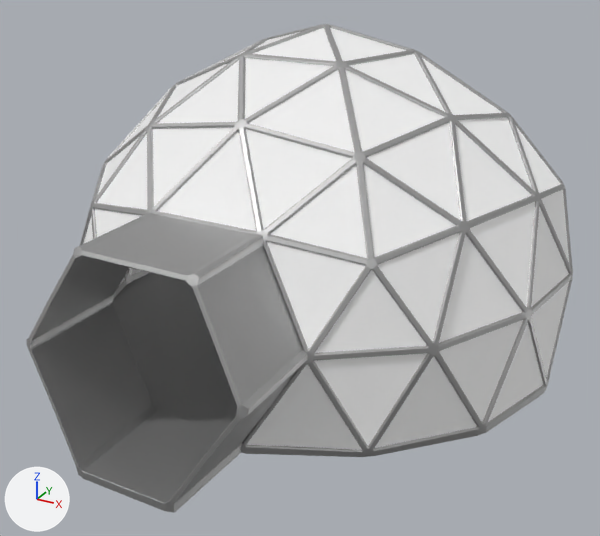
The glTF model src/worlds/OurWorld_Future/assets/models/mars_greenhouse.gltf as it was, and as the next commit left it.
One viewpoint serves both versions: a 50 mm camera at (31.2, -61.0, 35.3) aimed at (0.9, -5.9, 7.7). Every picture has the same lights, and +X, +Y and +Z are marked at lower left. Where no turn or scale is listed for an object, it has been applied to the vertices.

The older version as bpy lines, for what is in view:
```python
me_mesh_004 = bpy.data.meshes.new('Mesh.004')
me_mesh_004.from_pydata(...)  # 1054 vertices, 2108 faces; spans x -21.0..21.0, y -20.8..20.8, z 0.0..0.2
me_mesh_004.materials.append(mat_mat_metal)  # grey #bcbcbc
me_mesh_006 = bpy.data.meshes.new('Mesh.006')
me_mesh_006.from_pydata(...)  # 1287 vertices, 1188 faces; spans x -21.0..21.0, y -20.6..20.8, z 0.4..26.3
me_mesh_006.materials.append(mat_glass)  # white #ffffff
me_mesh_007 = bpy.data.meshes.new('Mesh.007')
me_mesh_007.from_pydata(...)  # 884 vertices, 1768 faces; spans x -8.8..8.8, y -25.9..-14.7, z 0.0..15.5
me_mesh_007.materials.append(mat_mat_metal)  # grey #bcbcbc
ob_dome_tunnel = bpy.data.objects.new('dome_tunnel', me_mesh_007)
ob_dome_tunnel.location = (0.0, -2.29, 0.0)
ob_floor = bpy.data.objects.new('floor', me_mesh_004)
ob_floor.location = (0.0, 0.0, 0.0)
ob_panels = bpy.data.objects.new('panels', me_mesh_006)
ob_panels.location = (0.0, 0.0, 0.0)
# also in view: 'structure' at (0.0, 0.1, 13.2)
```
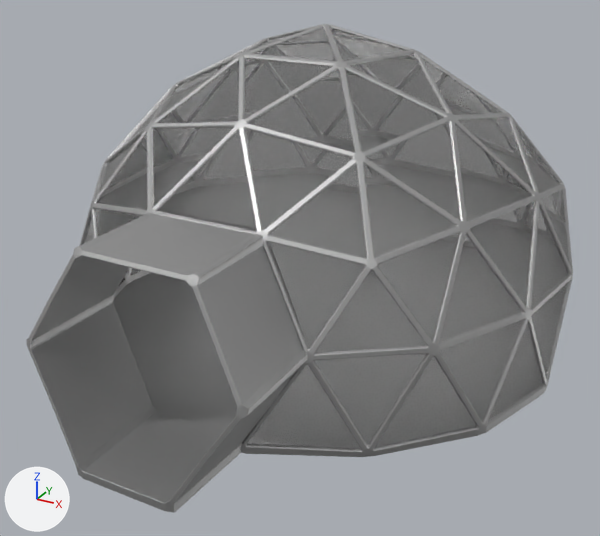
Diff of the bpy script that builds the scene:
```diff
--- a/src/worlds/OurWorld_Future/assets/models/mars_greenhouse.gltf.py
+++ b/src/worlds/OurWorld_Future/assets/models/mars_greenhouse.gltf.py
@@ mat_aistandardsurface_glass_001 @@
+mat_aistandardsurface_glass_001 = principled_material('aiStandardSurface_glass.001')
+mat_aistandardsurface_glass_001.base_color = (1.0, 1.0, 1.0)  # white #ffffff
+mat_aistandardsurface_glass_001.roughness = 0.005
+mat_aistandardsurface_glass_001.transmission_weight = 1.0
@@ me_mesh_006 @@
 me_mesh_006.from_pydata(...)  # 1287 vertices, 1188 faces; spans x -21.0..21.0, y -20.6..20.8, z 0.4..26.3
-me_mesh_006.materials.append(mat_glass)  # white #ffffff
+me_mesh_006.materials.append(mat_aistandardsurface_glass_001)  # white #ffffff
```

Where the change shows, as pixel boxes [x1, y1, x2, y2] in the pictures (600 x 536 px):
'panels', recoloured
    both: [83, 28, 569, 450]
